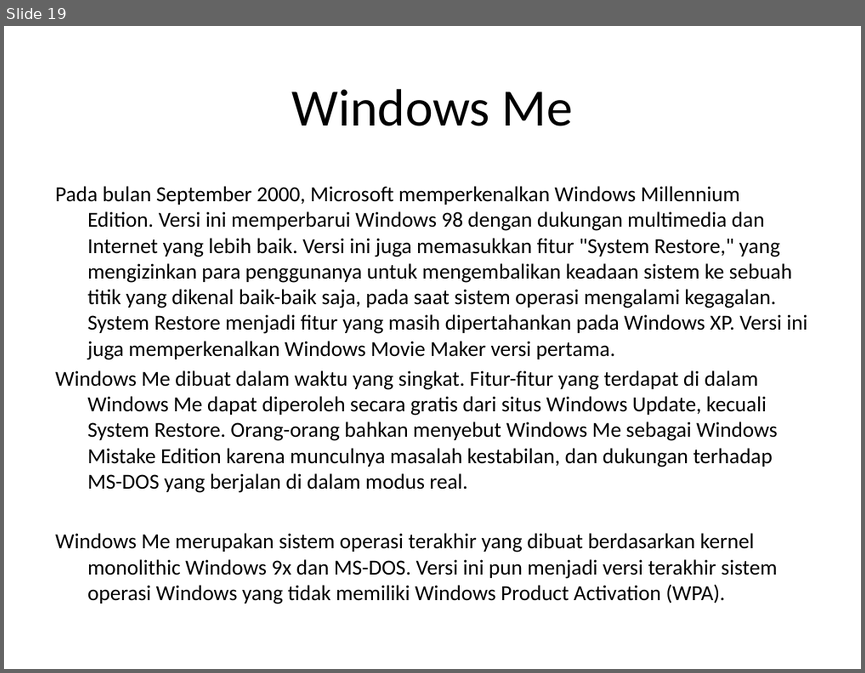
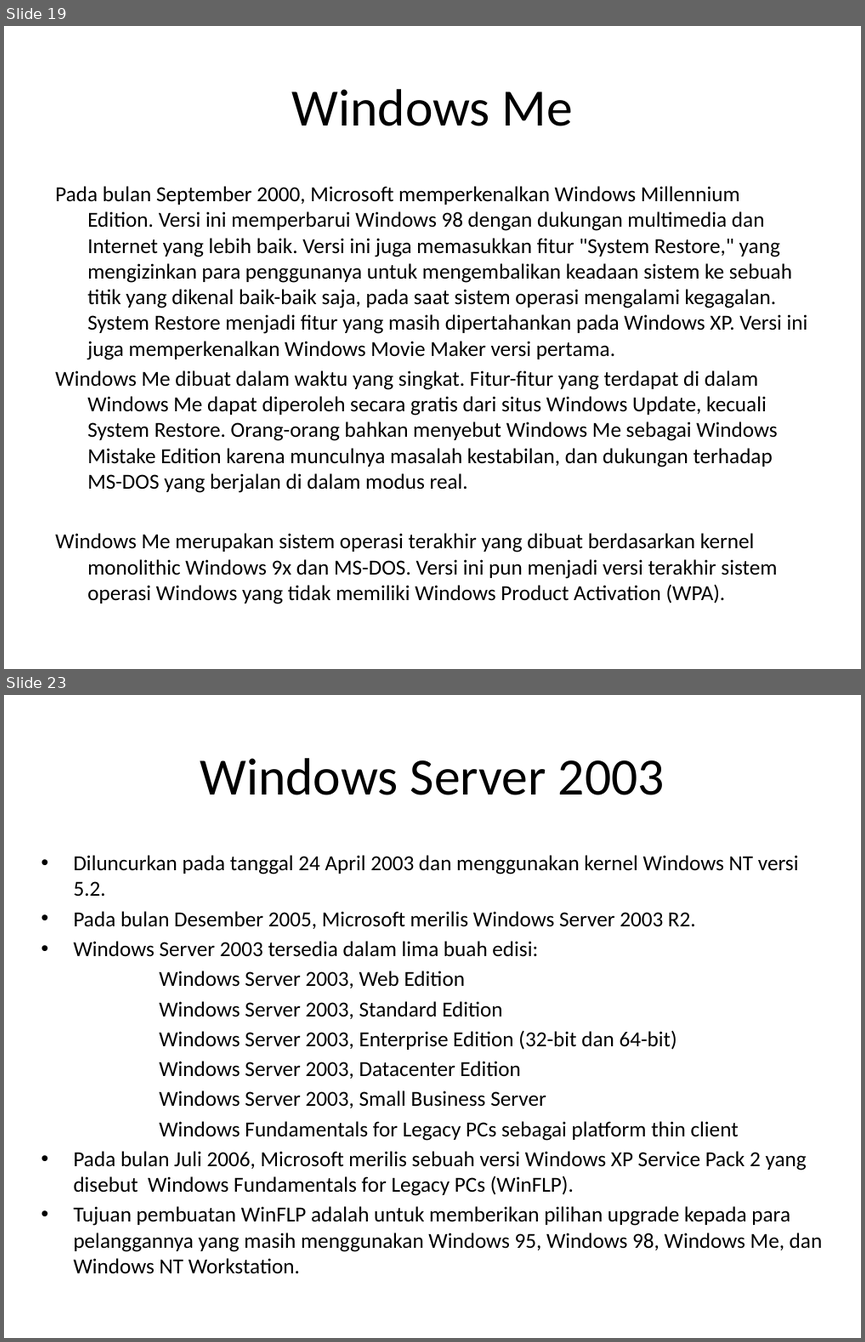
Before and after one commit to Sejarah-Windows/FJH, a slide deck: presentasi.pptx. Shown one above the other, each under a label of ours: slide 19 before the commit, slides 19 and 23 after it; the slides between them are not shown. The pictures are 865x673 and 865x1342 pixels, drawn with LibreOffice and Linux fonts; fonts in the diff are those of the drawing. Boxes give left, top, right and bottom in pixels: in the first picture for what was removed or moved away, otherwise in the second. Text is boxed around its words. In the diff, an @@ line names an element or a change of style, - is before the commit and + after.

```diff
--- a/presentasi.pptx
+++ b/presentasi.pptx
@@ slide 23 added at box(4, 695, 861, 1338), background #FFFFFF @@
@@ title added at box(200, 758, 664, 795), 44 pt, text #000000 @@
+Windows Server 2003
@@ text added at box(74, 855, 823, 1274), 18 pt, text #000000 @@
+• Diluncurkan pada tanggal 24 April 2003 dan menggunakan kernel Windows NT versi 5.2.
+• Pada bulan Desember 2005, Microsoft merilis Windows Server 2003 R2.
+• Windows Server 2003 tersedia dalam lima buah edisi:
+Windows Server 2003, Web Edition
+Windows Server 2003, Standard Edition
+Windows Server 2003, Enterprise Edition (32-bit dan 64-bit)
+Windows Server 2003, Datacenter Edition
+Windows Server 2003, Small Business Server
+Windows Fundamentals for Legacy PCs sebagai platform thin client
+• Pada bulan Juli 2006, Microsoft merilis sebuah versi Windows XP Service Pack 2 yang disebut Windows Fundamentals for Legacy PCs (WinFLP).
+• Tujuan pembuatan WinFLP adalah untuk memberikan pilihan upgrade kepada para pelanggannya yang masih menggunakan Windows 95, Windows 98, Windows Me, dan Windows NT Workstation.
```
Also in this commit, not shown: 1 slide changed, 17 other slides added, 1 other file.
